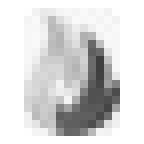
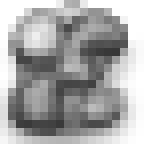
Comparing the layer stacks of the two (144, 144) images. Changes:
showed "sr_chromium_grey", painted on it over left=0, top=8, right=144, bottom=144
showed "sr_hyper_diamond_grey", painted on it over left=0, top=8, right=144, bottom=144
showed "sr_elder_compounds_grey", painted on it over left=0, top=0, right=144, bottom=144
hid "sr_betharian_grey" over left=24, top=8, right=120, bottom=136
